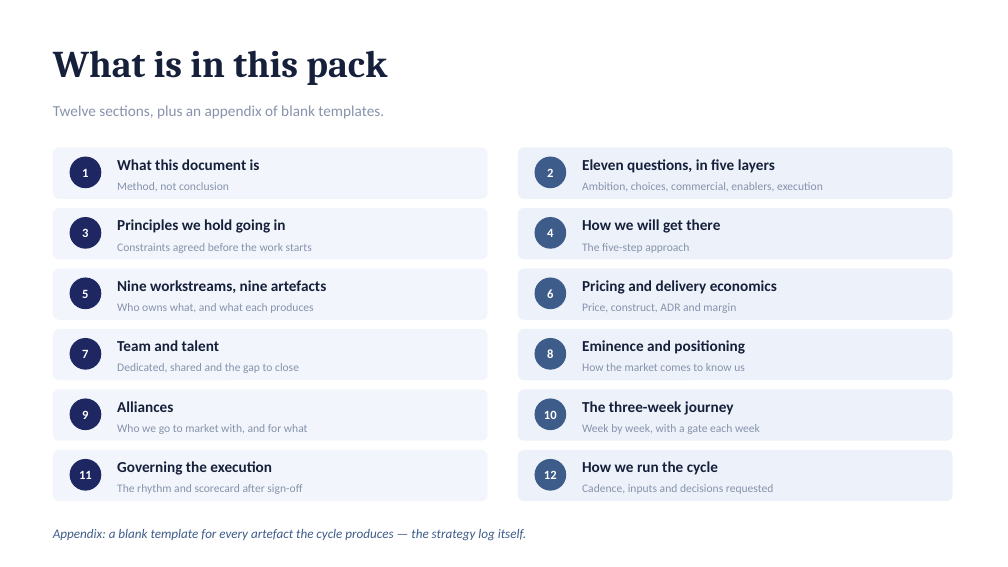
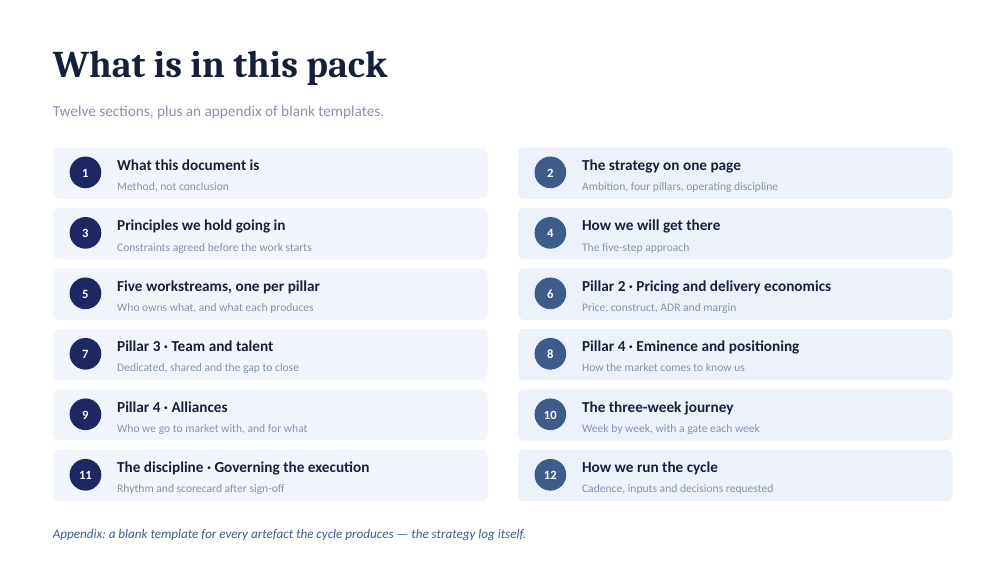
Before and after one commit to dhajjar-cyber/bae, a slide deck: slide 2 of FSI strategy/EAIND-FSI-Strategy-Development-Plan.pptx. Drawn at 1008x567 pixels with LibreOffice and Linux fonts; fonts in the diff are those of the drawing. Boxes give left, top, right and bottom in pixels: in the first picture for what was removed or moved away, otherwise in the second. Text is boxed around its words. In the diff, an @@ line names an element or a change of style, - is before the commit and + after.

```diff
--- a/FSI strategy/EAIND-FSI-Strategy-Development-Plan.pptx
+++ b/FSI strategy/EAIND-FSI-Strategy-Development-Plan.pptx
@@ text at <box>582,159,741,173</box>: text changed @@
-Eleven questions, in five layers
+The strategy on one page
@@ text at <box>582,182,778,192</box>: text changed @@
-Ambition, choices, commercial, enablers, execution
+Ambition, four pillars, operating discipline
@@ text at <box>117,280,320,294</box>: text changed @@
-Nine workstreams, nine artefacts
+Five workstreams, one per pillar
@@ text at <box>582,280,831,294</box>: text changed @@
-Pricing and delivery economics
+Pillar 2 · Pricing and delivery economics
@@ text at <box>117,340,273,351</box>: text changed @@
-Team and talent
+Pillar 3 · Team and talent
@@ text at <box>582,340,800,354</box>: text changed @@
-Eminence and positioning
+Pillar 4 · Eminence and positioning
@@ text at <box>117,401,228,412</box>: text changed @@
-Alliances
+Pillar 4 · Alliances
@@ text at <box>117,461,370,475</box>: text changed @@
-Governing the execution
+The discipline · Governing the execution
@@ text at <box>117,484,285,494</box>: text changed @@
-The rhythm and scorecard after sign-off
+Rhythm and scorecard after sign-off
```
Also in this commit, not shown: 16 other slides changed, 2 slides added, 2 slides removed, 2 other files.
